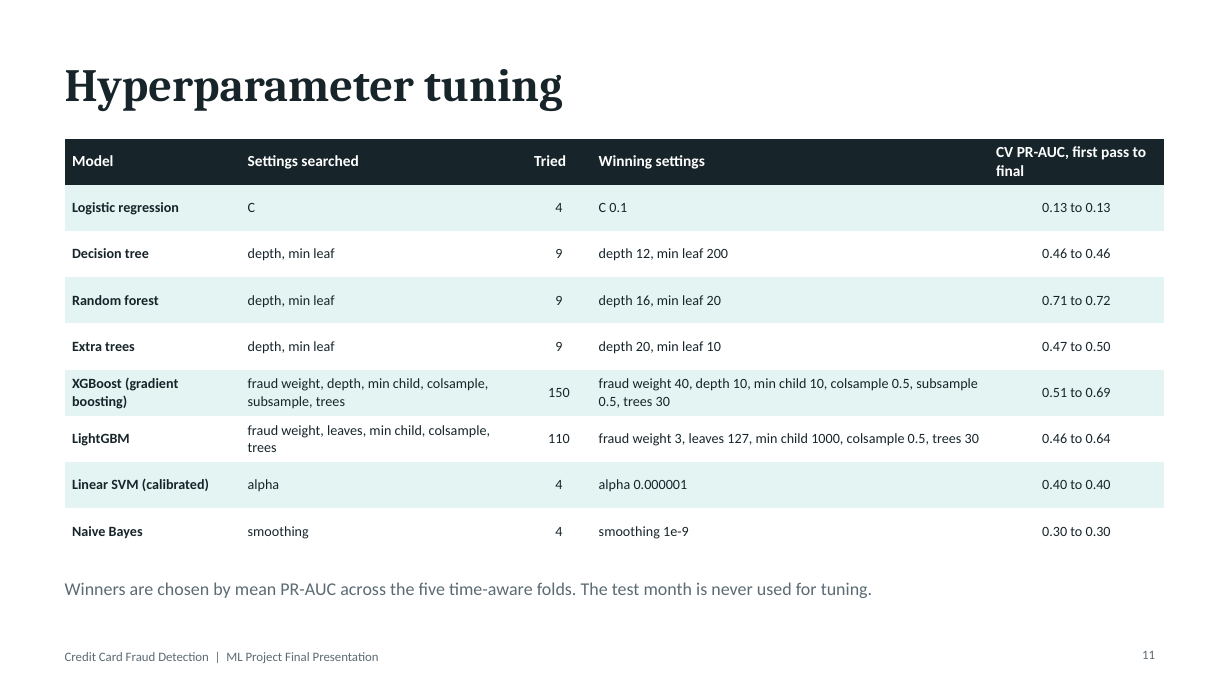
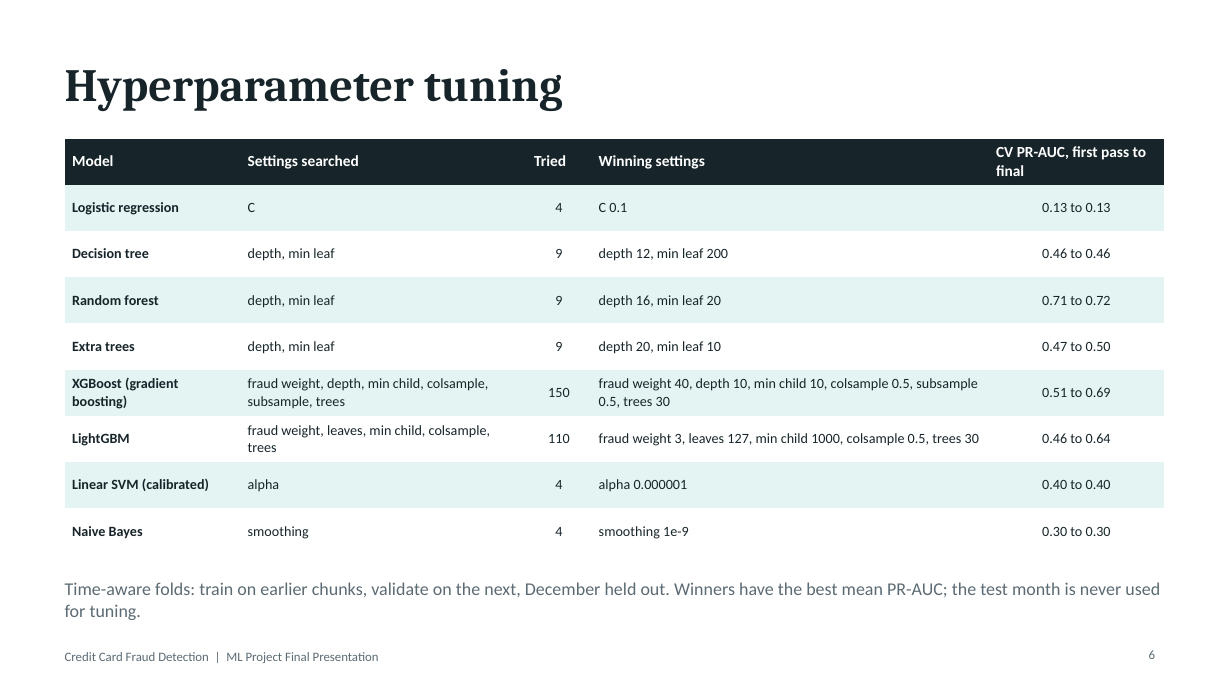
Before and after one commit to joshmfrancis/FraudLens, a slide deck: slide 6 of Presentations/Final Presentation/Final Presentation.pptx (slide 11 before the commit). Drawn at 1232x693 pixels with LibreOffice and Linux fonts; fonts in the diff are those of the drawing. Boxes give left, top, right and bottom in pixels: in the first picture for what was removed or moved away, otherwise in the second. Text is boxed around its words. In the diff, an @@ line names an element or a change of style, - is before the commit and + after.

```diff
--- a/Presentations/Final Presentation/Final Presentation.pptx
+++ b/Presentations/Final Presentation/Final Presentation.pptx
@@ text at bbox=[65, 582, 1160, 620]: text changed @@
-Winners are chosen by mean PR-AUC across the five time-aware folds. The test month is never used for tuning.
+Time-aware folds: train on earlier chunks, validate on the next, December held out. Winners have the best mean PR-AUC; the test month is never used for tuning.
@@ page number at bbox=[1149, 650, 1155, 659]: text changed @@
-11
+6
```
Also in this commit, not shown: 5 other slides changed, 10 slides removed, 4 other files.
